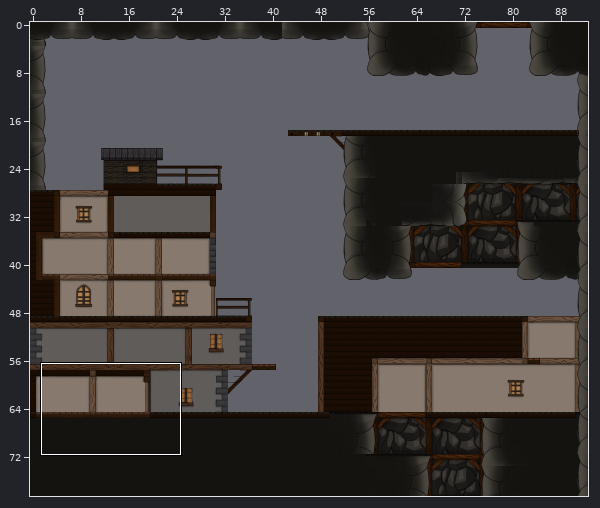
An edit to a level. Tiled map, Version_RELEASE/version_RELEASE/assets/tiles/level_Part_2.tmx. The first picture is a wide view before the edit; the outline marks the close-up.
Close-up. Old version:
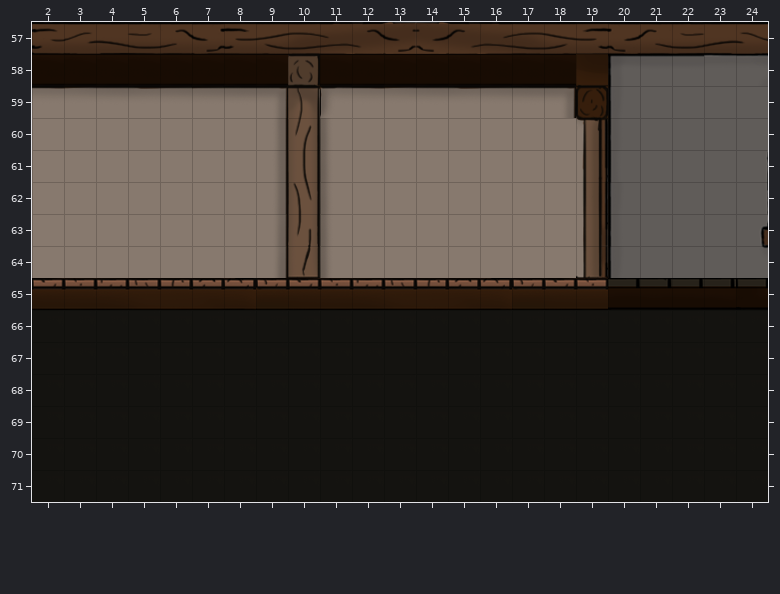
Cells are 32x32 px. Shown: x 2..24, y 57..71. The commit also changed other parts of the map, which this record leaves out.
After the commit:
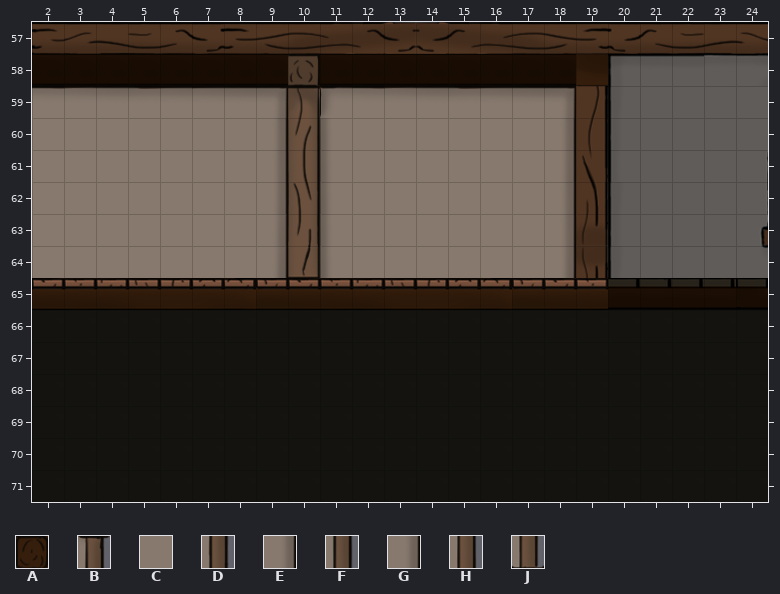
Key: from "Decors": A 430 flipped left-right, B 486 flipped left-right, C 488, D 542 flipped left-right, E 550, F 598 flipped left-right, G 606, H 654 flipped left-right, J 710 flipped left-right.
_ is an empty cell.
Tiles replaced or removed in this view: A, B, C, D, F, H, J.
Diff:
Changed rows in their new state; . is an unchanged cell.
Layer "Fond":
first column x 18:
60 E
61 G
62 E
63 E
64 G
Layer "Porte" (now hidden):
first column x 19:
59 _
60 _
61 _
62 _
63 _
64 _
